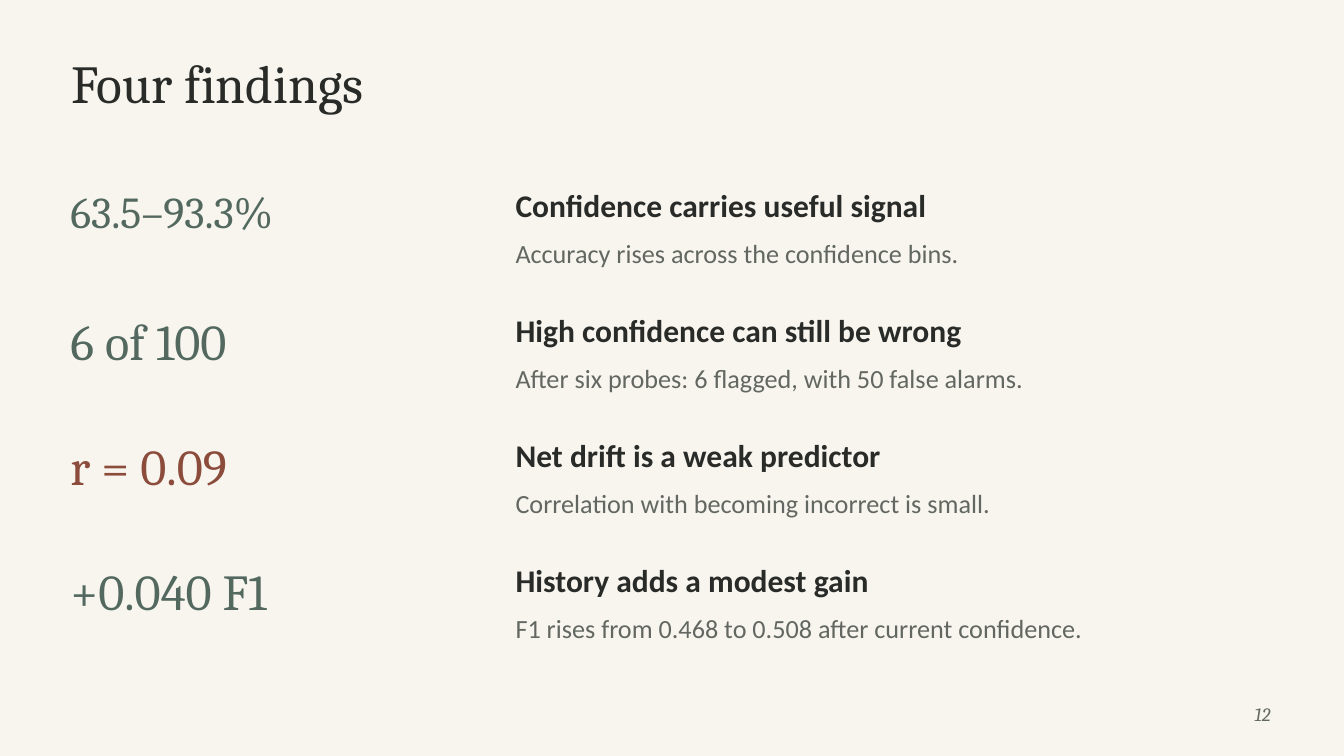
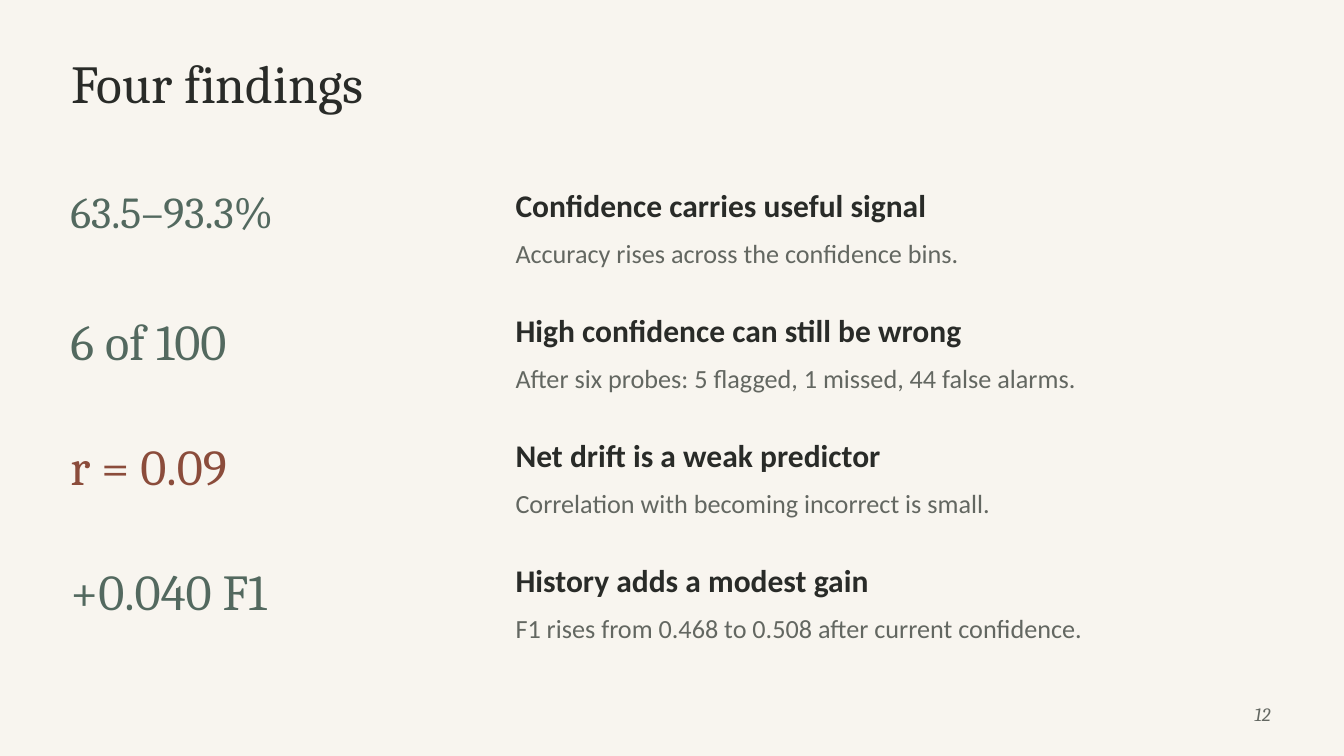
Before and after one commit to ahansardar/ai-confidence-drift, a slide deck: slide 12 of reports/presentation/AI_Confidence_Drift_Presentation.pptx. Drawn at 1344x756 pixels with LibreOffice and Linux fonts; fonts in the diff are those of the drawing. Boxes give left, top, right and bottom in pixels: in the first picture for what was removed or moved away, otherwise in the second. Text is boxed around its words. In the diff, an @@ line names an element or a change of style, - is before the commit and + after.

```diff
--- a/reports/presentation/AI_Confidence_Drift_Presentation.pptx
+++ b/reports/presentation/AI_Confidence_Drift_Presentation.pptx
@@ text at box(516, 370, 1075, 393): text changed @@
-After six probes: 6 flagged, with 50 false alarms.
+After six probes: 5 flagged, 1 missed, 44 false alarms.
```
Also in this commit, not shown: 3 other slides changed, 10 other files.
